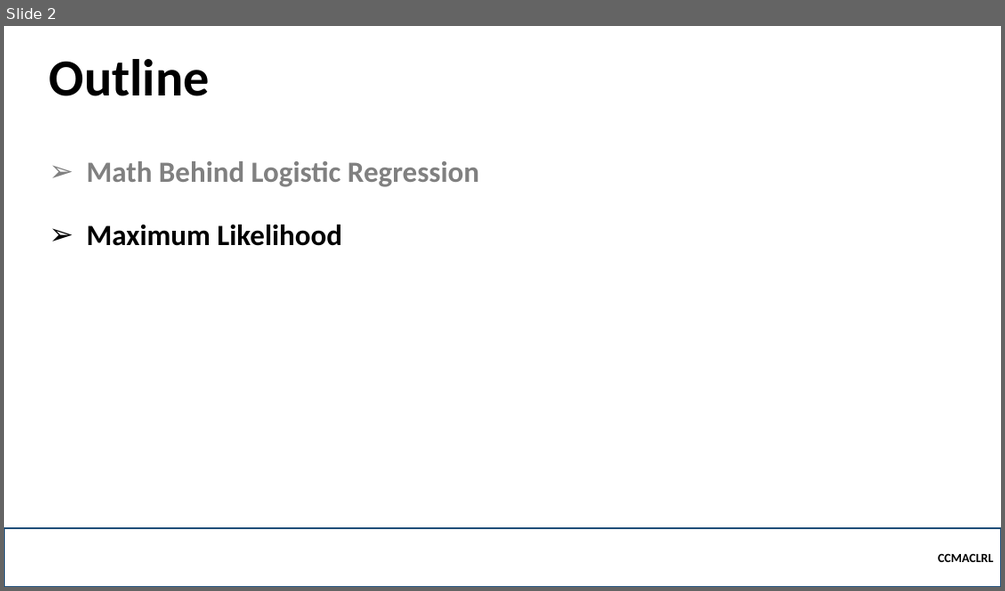
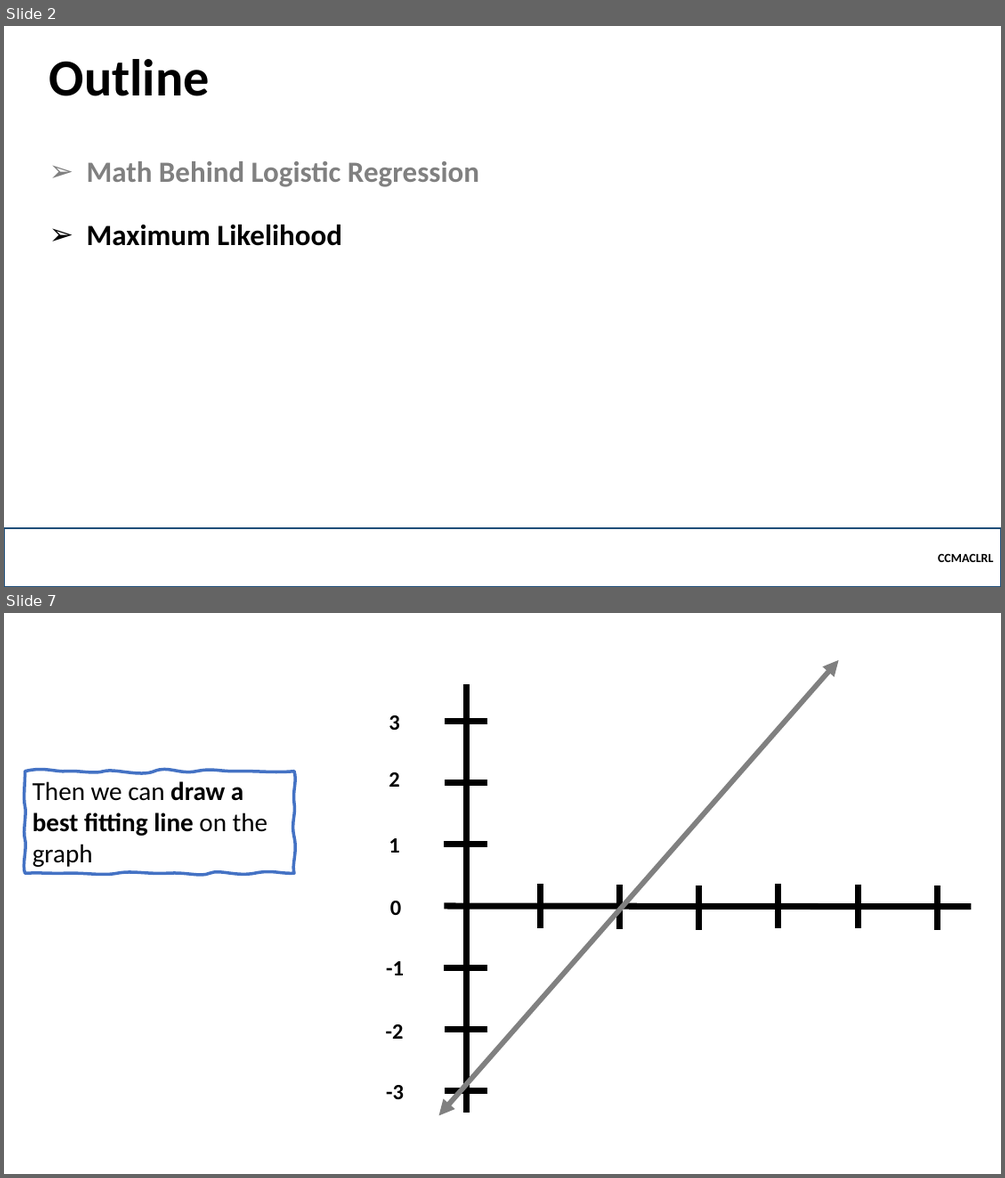
Before and after one commit to robitussin/CCMACLRL, a slide deck: 5 - Logistic Regression/Logistic Regression (Math).pptx. Shown one above the other, each under a label of ours: slide 2 before the commit, slides 2 and 7 after it; the slides between them are not shown. The pictures are 1005x591 and 1005x1178 pixels, drawn with LibreOffice and Linux fonts; fonts in the diff are those of the drawing; background and template pictures are left out. Boxes give left, top, right and bottom in pixels: in the first picture for what was removed or moved away, otherwise in the second. Text is boxed around its words. In the diff, an @@ line names an element or a change of style, - is before the commit and + after.

```diff
--- a/5 - Logistic Regression/Logistic Regression (Math).pptx
+++ b/5 - Logistic Regression/Logistic Regression (Math).pptx
@@ slide 7 added at [4, 613, 1001, 1174], background picture (left out) @@
@@ double arrow added from (439, 1116) to (839, 660), #808080 5 pt @@
@@ line added from (466, 1111) to (466, 684), #000000 6 pt @@
@@ text added at [388, 715, 399, 730], 21 pt, text #000000, bold @@
+3
@@ line added from (488, 721) to (445, 721), #000000 6 pt @@
@@ freeform shape added at [25, 771, 294, 873], outline #4472C4 3 pt, 25 pt, text #000000, bold @@
+Then we can draw a best fitting line on the graph
@@ text added at [388, 772, 399, 787], 21 pt, text #000000, bold @@
+2
@@ line added from (488, 783) to (445, 783), #000000 6 pt @@
@@ text added at [388, 838, 399, 852], 21 pt, text #000000, bold @@
+1
@@ line added from (487, 844) to (444, 844), #000000 6 pt @@
@@ text added at [390, 900, 401, 915], 21 pt, text #000000, bold @@
+0
@@ line added from (444, 906) to (971, 907), #000000 6 pt @@
@@ line added from (540, 884) to (540, 928), #000000 6 pt @@
@@ line added from (619, 884) to (619, 929), #000000 6 pt @@
@@ line added from (699, 885) to (699, 929), #000000 6 pt @@
@@ line added from (778, 884) to (778, 928), #000000 6 pt @@
@@ line added from (858, 884) to (858, 929), #000000 6 pt @@
@@ line added from (938, 886) to (938, 930), #000000 6 pt @@
@@ text added at [386, 961, 404, 975], 21 pt, text #000000, bold @@
+-1
@@ line added from (487, 967) to (444, 967), #000000 6 pt @@
@@ text added at [386, 1024, 404, 1038], 21 pt, text #000000, bold @@
+-2
@@ line added from (488, 1030) to (445, 1030), #000000 6 pt @@
@@ text added at [386, 1085, 404, 1099], 21 pt, text #000000, bold @@
+-3
@@ line added from (488, 1091) to (445, 1091), #000000 6 pt @@
```
Also in this commit, not shown: 35 other slides added, 1 other file.
